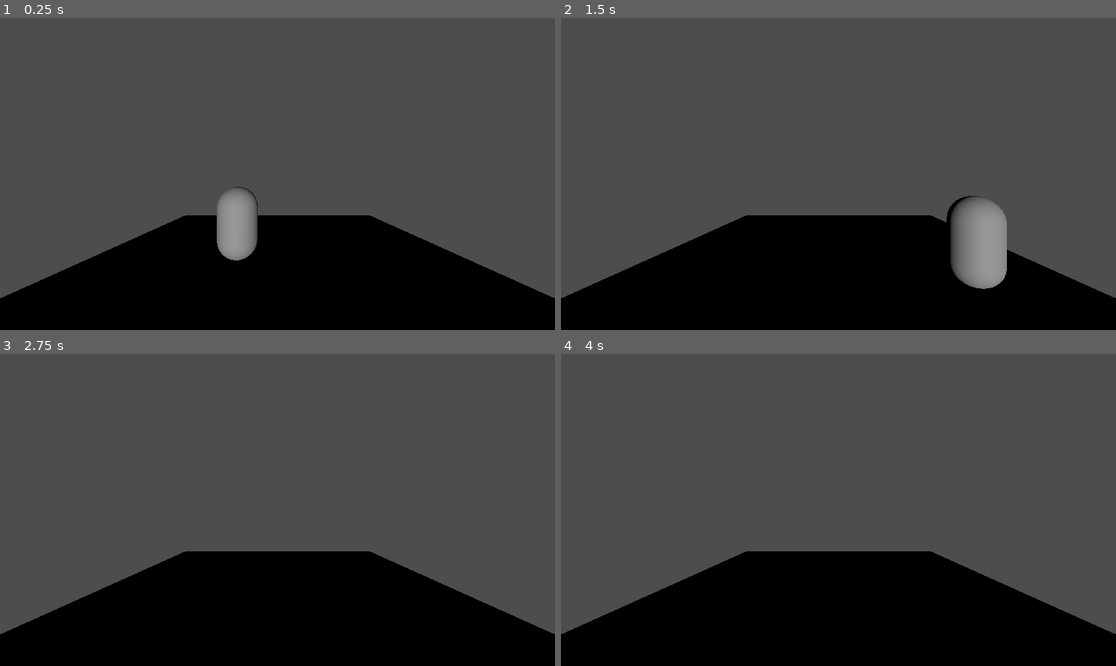
Above: before the commit, frames 1-4 (two rows, left to right).
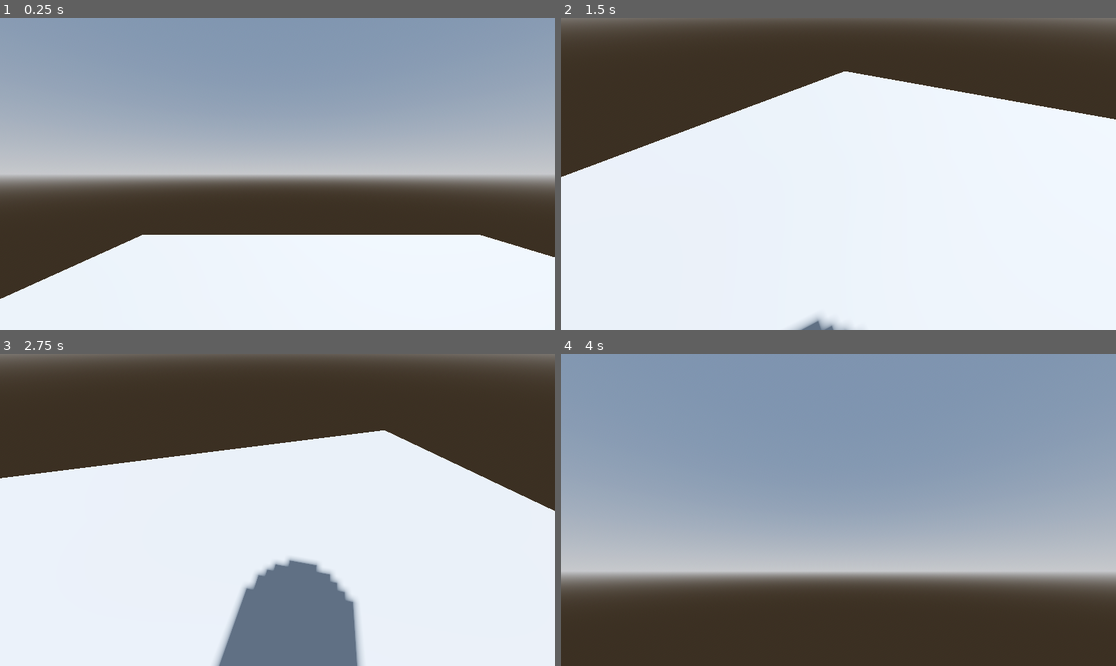
Above: after the commit, the same moments.

Repository: DankArmin/Rogue-Apocalypse
Game: Godot game, scene res://scenes/level.tscn
The game is run twice, just before and just after one commit, with the same random seed, the same clock (stepped at 60 frames per second) and the same inputs.
Inputs (mouse positions are in pixels of both pictures, inside the frame that each line leads up to):
- Up to frame 1 (0.25 s): no input
- Up to frame 2 (1.5 s): tap Enter (ui_accept) at 0.5, 0.77 s; move the mouse to (960, 158) at 0.52 s; hold Right (ui_right) 0.53-1.28 s; move the mouse to (727, 189) at 1.27 s; hold Down (ui_down) from 1.28 s (still down)
- Up to frame 3 (2.75 s): tap Enter (ui_accept) at 1.52 s; move the mouse to (333, 441) at 2.02 s; release Down (ui_down) at 2.03 s; hold Right (ui_right) from 2.03 s (still down)
- Up to frame 4 (4 s): tap Enter (ui_accept) at 2.75, 3.02, 3.77 s; move the mouse to (810, 572) at 2.77 s; release Right (ui_right) at 2.78 s; hold Up (ui_up) 2.78-3.53 s; move the mouse to (1005, 556) at 3.52 s; hold Left (ui_left) from 3.53 s (still down)

The runs differ from the first frame. In frame 1, 97% of the frame differs, in the area x 0-100%, y 0-100%; in frame 2, 96%; in frame 3, 96%; in frame 4, 99%.

Commit message:
add basic fps controller

Diff:
--- a/prefabs/player/player.gd
+++ b/prefabs/player/player.gd
@@ -1,31 +1,41 @@
 extends CharacterBody3D
 
+@export var sensitivity: float = 0.03
 
 const SPEED = 5.0
 const JUMP_VELOCITY = 4.5
 
-# Get the gravity from the project settings to be synced with RigidBody nodes.
 var gravity = ProjectSettings.get_setting("physics/3d/default_gravity")
+
+@onready var head = $Head
+@onready var fps_camera = $Head/FPSCamera
+
+
+func _ready():
+	Input.set_mouse_mode(Input.MOUSE_MODE_CAPTURED)
+
+
+func _unhandled_input(event):
+	if event is InputEventMouseMotion:
+		head.rotate_y(-event.relative.x * sensitivity)
+		fps_camera.rotate_x(-event.relative.y * sensitivity)
+		fps_camera.rotation.x = clamp(fps_camera.rotation.x, deg_to_rad(-40), deg_to_rad(60))
 
 
 func _physics_process(delta):
-	# Add the gravity.
 	if not is_on_floor():
 		velocity.y -= gravity * delta
 
-	# Handle jump.
 	if Input.is_action_just_pressed("ui_accept") and is_on_floor():
 		velocity.y = JUMP_VELOCITY
 
-	# Get the input direction and handle the movement/deceleration.
-	# As good practice, you should replace UI actions with custom gameplay actions.
-	var input_dir = Input.get_vector("ui_left", "ui_right", "ui_up", "ui_down")
-	var direction = (transform.basis * Vector3(input_dir.x, 0, input_dir.y)).normalized()
+	var input_dir = Input.get_vector("left", "right", "up", "down")
+	var direction = (head.transform.basis * Vector3(input_dir.x, 0, input_dir.y)).normalized()
 	if direction:
 		velocity.x = direction.x * SPEED
 		velocity.z = direction.z * SPEED
 	else:
-		velocity.x = move_toward(velocity.x, 0, SPEED)
-		velocity.z = move_toward(velocity.z, 0, SPEED)
+		velocity.x = 0.0
+		velocity.z = 0.0
 
 	move_and_slide()
--- a/prefabs/player/player.tscn
+++ b/prefabs/player/player.tscn
@@ -16,3 +16,8 @@
 
 [node name="MeshInstance3D" type="MeshInstance3D" parent="."]
 mesh = SubResource("CapsuleMesh_eot5h")
+
+[node name="Head" type="Node3D" parent="."]
+transform = Transform3D(1, 0, 0, 0, 1, 0, 0, 0, 1, 0, 0.787548, 0)
+
+[node name="FPSCamera" type="Camera3D" parent="Head"]
--- a/project.godot
+++ b/project.godot
@@ -14,3 +14,26 @@
 run/main_scene="res://scenes/level.tscn"
 config/features=PackedStringArray("4.2", "Forward Plus")
 config/icon="res://icon.svg"
+
+[input]
+
+up={
+"deadzone": 0.5,
+"events": [Object(InputEventKey,"resource_local_to_scene":false,"resource_name":"","device":-1,"window_id":0,"alt_pressed":false,"shift_pressed":false,"ctrl_pressed":false,"meta_pressed":false,"pressed":false,"keycode":0,"physical_keycode":87,"key_label":0,"unicode":122,"echo":false,"script":null)
+]
+}
+down={
+"deadzone": 0.5,
+"events": [Object(InputEventKey,"resource_local_to_scene":false,"resource_name":"","device":-1,"window_id":0,"alt_pressed":false,"shift_pressed":false,"ctrl_pressed":false,"meta_pressed":false,"pressed":false,"keycode":0,"physical_keycode":83,"key_label":0,"unicode":115,"echo":false,"script":null)
+]
+}
+left={
+"deadzone": 0.5,
+"events": [Object(InputEventKey,"resource_local_to_scene":false,"resource_name":"","device":-1,"window_id":0,"alt_pressed":false,"shift_pressed":false,"ctrl_pressed":false,"meta_pressed":false,"pressed":false,"keycode":0,"physical_keycode":65,"key_label":0,"unicode":113,"echo":false,"script":null)
+]
+}
+right={
+"deadzone": 0.5,
+"events": [Object(InputEventKey,"resource_local_to_scene":false,"resource_name":"","device":-1,"window_id":0,"alt_pressed":false,"shift_pressed":false,"ctrl_pressed":false,"meta_pressed":false,"pressed":false,"keycode":0,"physical_keycode":68,"key_label":0,"unicode":100,"echo":false,"script":null)
+]
+}
--- a/scenes/level.tscn
+++ b/scenes/level.tscn
@@ -1,8 +1,28 @@
-[gd_scene load_steps=2 format=3 uid="uid://cjvlmso3vishe"]
+[gd_scene load_steps=5 format=3 uid="uid://cjvlmso3vishe"]
 
 [ext_resource type="PackedScene" uid="uid://2lau11r50i5f" path="res://prefabs/player/player.tscn" id="1_dk7kk"]
 
+[sub_resource type="ProceduralSkyMaterial" id="ProceduralSkyMaterial_kf5nb"]
+sky_horizon_color = Color(0.64625, 0.65575, 0.67075, 1)
+ground_horizon_color = Color(0.64625, 0.65575, 0.67075, 1)
+
+[sub_resource type="Sky" id="Sky_em2ud"]
+sky_material = SubResource("ProceduralSkyMaterial_kf5nb")
+
+[sub_resource type="Environment" id="Environment_byuub"]
+background_mode = 2
+sky = SubResource("Sky_em2ud")
+tonemap_mode = 2
+glow_enabled = true
+
 [node name="Root" type="Node3D"]
+
+[node name="DirectionalLight3D" type="DirectionalLight3D" parent="."]
+transform = Transform3D(-0.866025, -0.433013, 0.25, 0, 0.5, 0.866025, -0.5, 0.75, -0.433013, 0, 0, 0)
+shadow_enabled = true
+
+[node name="WorldEnvironment" type="WorldEnvironment" parent="."]
+environment = SubResource("Environment_byuub")
 
 [node name="CSGBox3D" type="CSGBox3D" parent="."]
 use_collision = true
@@ -13,5 +33,3 @@
 
 [node name="Camera3D" type="Camera3D" parent="."]
 transform = Transform3D(1, 0, 0, 0, 1, 0, 0, 0, 1, 0, 2.74152, 6.09962)
-
-[node name="DirectionalLight3D" type="DirectionalLight3D" parent="."]
